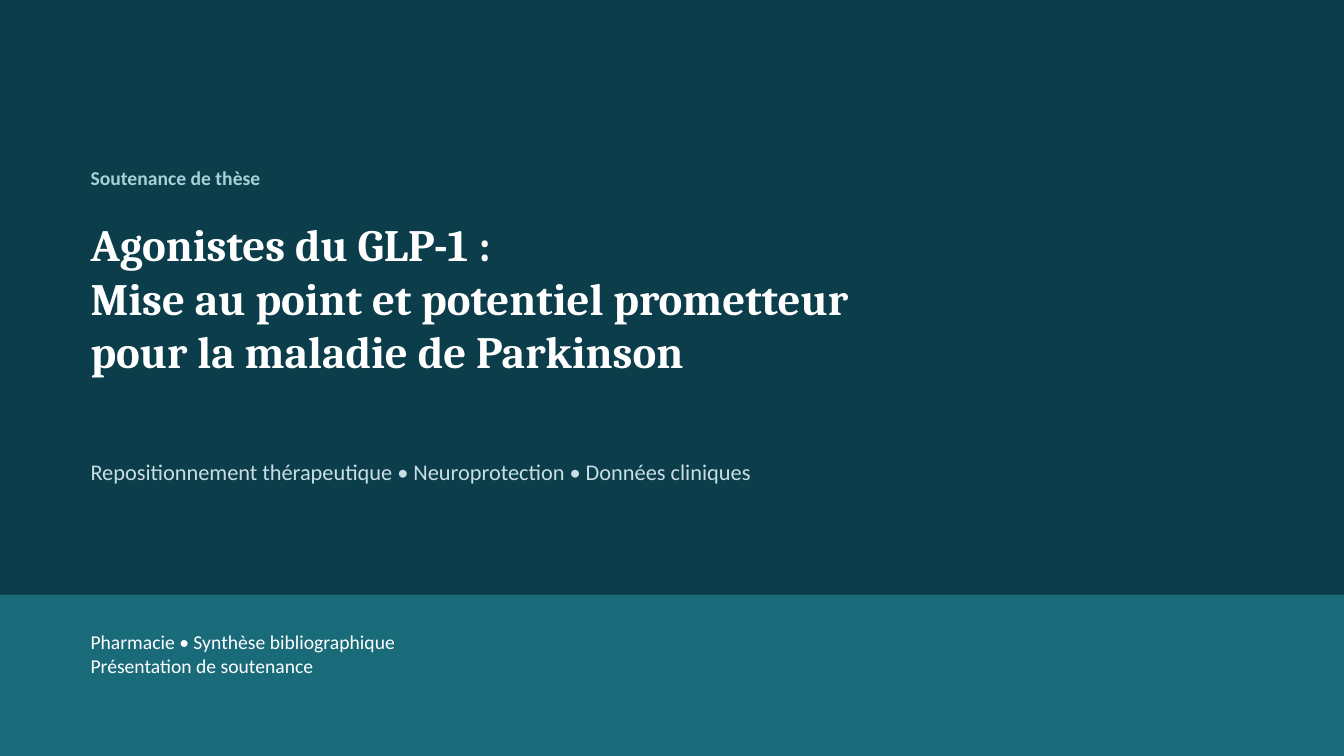
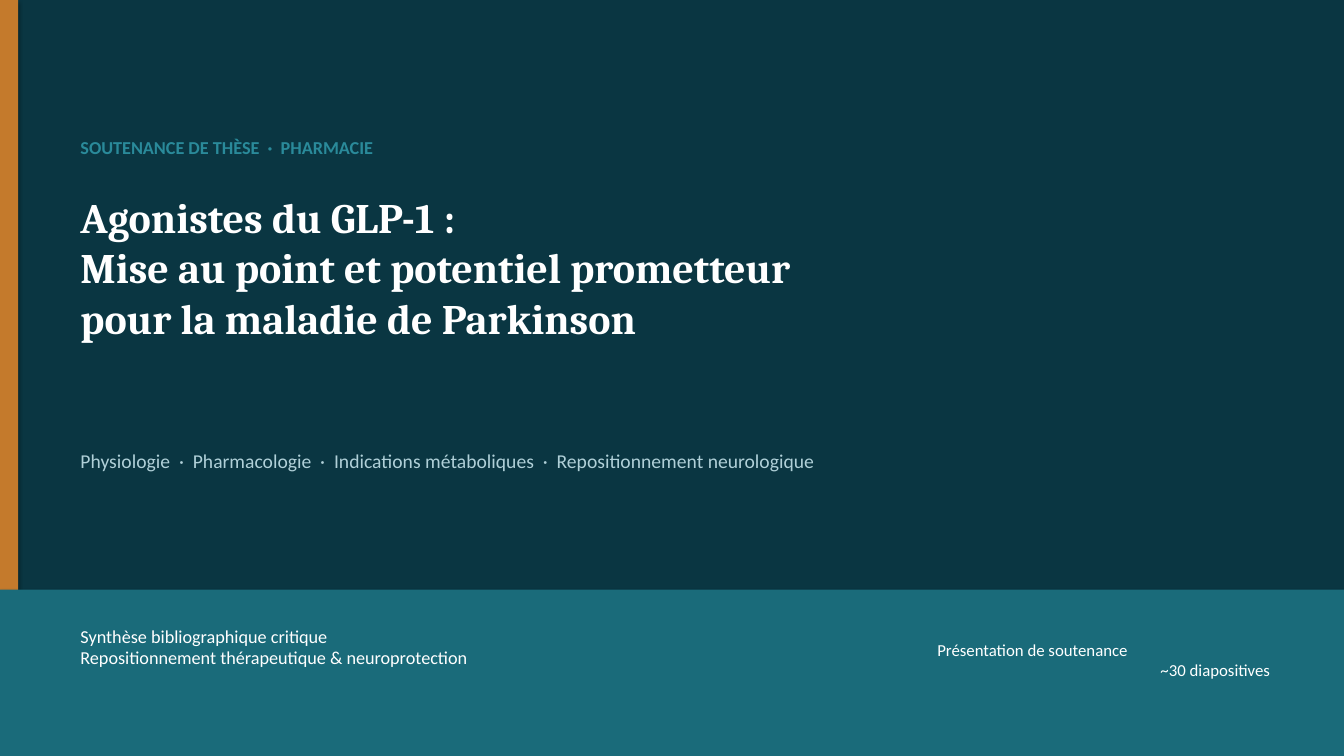
Before and after one commit to Mashtal-Platform/mashtal-platform, a slide deck: slide 1 of docs/presentation/Soutenance_GLP1_Parkinson.pptx. Drawn at 1344x756 pixels with LibreOffice and Linux fonts; fonts in the diff are those of the drawing. Boxes give left, top, right and bottom in pixels: in the first picture for what was removed or moved away, otherwise in the second. Text is boxed around its words. In the diff, an @@ line names an element or a change of style, - is before the commit and + after.

```diff
--- a/docs/presentation/Soutenance_GLP1_Parkinson.pptx
+++ b/docs/presentation/Soutenance_GLP1_Parkinson.pptx
@@ rectangle at (0,0,1344,756): fill #0B3D4A to #0A3642 @@
@@ rectangle added at (0,0,18,756), fill #C47A2C @@
@@ text at (80,139,373,154): text changed; size 14 to 13 pt; text colour #A8D0D8 to #2A8A9A @@
-Soutenance de thèse
+SOUTENANCE DE THÈSE · PHARMACIE
@@ text "Agonistes du GLP-1 : Mise ...": place and size @@
-text "Agonistes du GLP-1 : Mise ..." at (91,230,848,378)
+text "Agonistes du GLP-1 : Mise ..." at (80,203,790,343)
@@ text "Agonistes du GLP-1 : Mise ..." at (80,203,790,343): size 32 to 30 pt @@
@@ text added at (80,454,814,472), 14 pt, text #B0D0D8 @@
+Physiologie · Pharmacologie · Indications métaboliques · Repositionnement neurologique
@@ text removed at (91,464,751,484) @@
-Repositionnement thérapeutique • Neuroprotection • Données cliniques
@@ rectangle: place and size @@
-rectangle at (0,595,1344,756)
+rectangle at (0,590,1344,756)
@@ text added at (80,630,468,667), 13 pt, text #FFFFFF @@
+Synthèse bibliographique critique
+Repositionnement thérapeutique & neuroprotection
@@ text at (937,644,1270,679): text changed; size 14 to 12 pt @@
-Pharmacie • Synthèse bibliographique
-Présentation de soutenance
+Présentation de soutenance
+~30 diapositives
```
Also in this commit, not shown: 7 other slides changed, 22 slides added, 9 slides removed, 2 other files.
